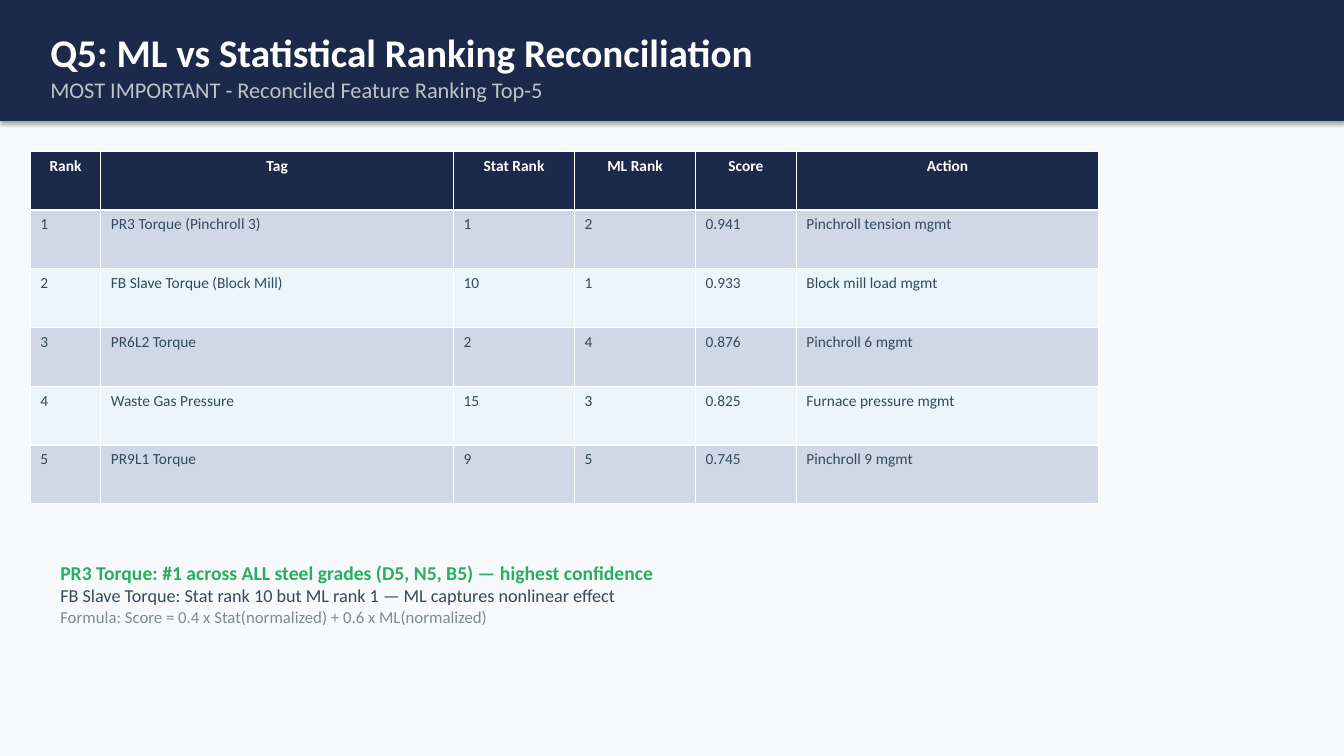
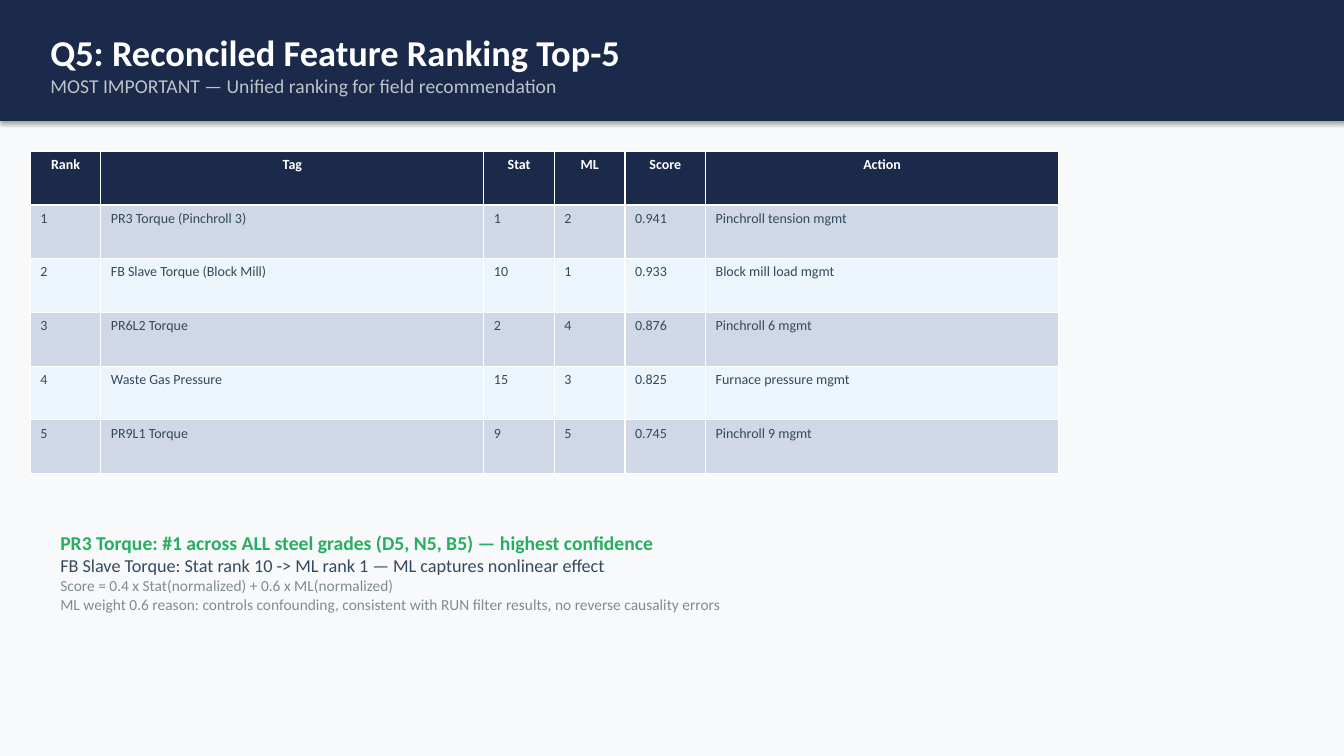
Before and after one commit to pathcosmos/steel_grade_iqr_analysis_v2, a slide deck: slide 4 of 0330_additional/0330_DH_Steel_IBA_Analysis_Report.pptx. Drawn at 1344x756 pixels with LibreOffice and Linux fonts; fonts in the diff are those of the drawing. Boxes give left, top, right and bottom in pixels: in the first picture for what was removed or moved away, otherwise in the second. Text is boxed around its words. In the diff, an @@ line names an element or a change of style, - is before the commit and + after.

```diff
--- a/0330_additional/0330_DH_Steel_IBA_Analysis_Report.pptx
+++ b/0330_additional/0330_DH_Steel_IBA_Analysis_Report.pptx
@@ text in rectangle at (50,40,620,97): text changed; size 16 to 14 pt @@
-Q5: ML vs Statistical Ranking Reconciliation
-MOST IMPORTANT - Reconciled Feature Ranking Top-5
+Q5: Reconciled Feature Ranking Top-5
+MOST IMPORTANT — Unified ranking for field recommendation
@@ table at (30,151,1059,474) @@
-row 1, column 3: Stat Rank
+row 1, column 3: Stat
-row 1, column 4: ML Rank
+row 1, column 4: ML
@@ size 11 to 10 pt @@
@@ table: place and size @@
-table at (30,151,1099,504)
+table at (30,151,1059,474)
@@ text "PR3 Torque: #1 across ALL ...": place and size @@
-text "PR3 Torque: #1 across ALL ..." at (60,565,653,625)
+text "PR3 Torque: #1 across ALL ..." at (60,535,719,613)
@@ text at (60,559,719,613): text changed; size 13 to 11 pt; text colour #34495E to #7F8C8D @@
-FB Slave Torque: Stat rank 10 but ML rank 1 — ML captures nonlinear effect
-Formula: Score = 0.4 x Stat(normalized) + 0.6 x ML(normalized)
+FB Slave Torque: Stat rank 10 -> ML rank 1 — ML captures nonlinear effect
+Score = 0.4 x Stat(normalized) + 0.6 x ML(normalized)
+ML weight 0.6 reason: controls confounding, consistent with RUN filter results, no reverse causality errors
```
Also in this commit, not shown: 16 other slides changed.
